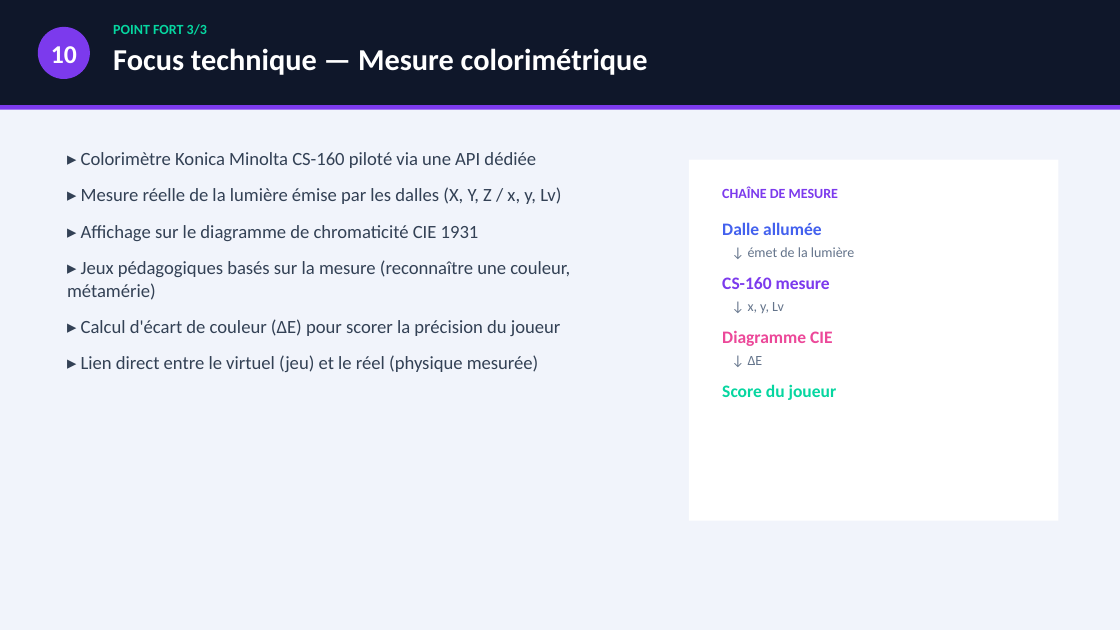
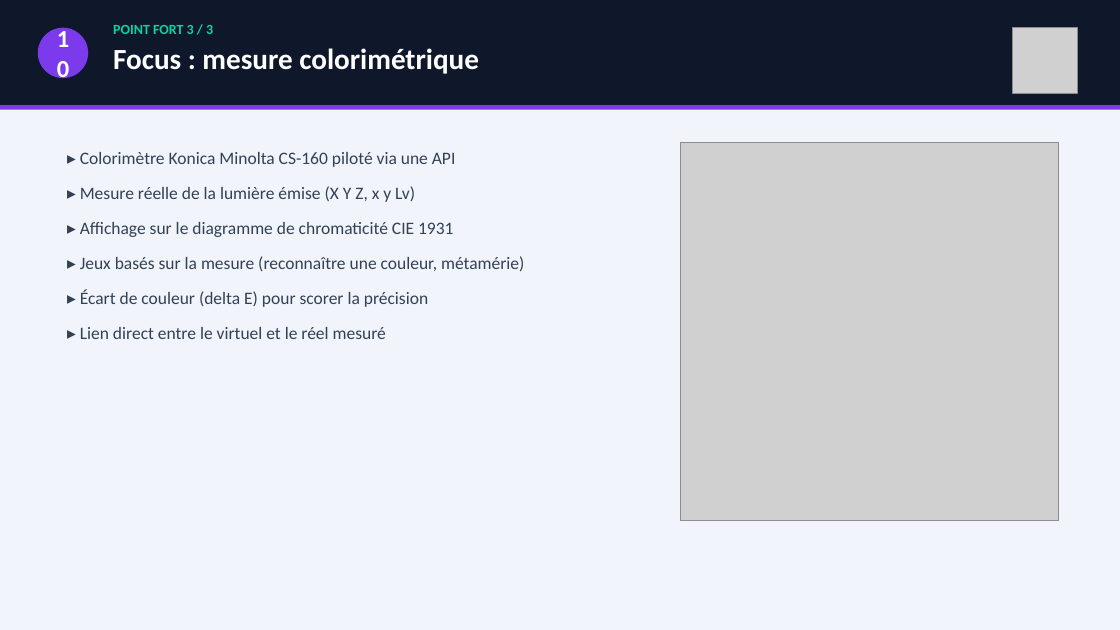
Before and after one commit to NewGenesisAgency/color_room, a slide deck: slide 14 of ColorRoom_Presentation_BTS_CIEL.pptx (slide 13 before the commit). Drawn at 1120x630 pixels with LibreOffice and Linux fonts; fonts in the diff are those of the drawing; grey boxes stand for pictures. Boxes give left, top, right and bottom in pixels: in the first picture for what was removed or moved away, otherwise in the second. Text is boxed around its words. In the diff, an @@ line names an element or a change of style, - is before the commit and + after.

```diff
--- a/ColorRoom_Presentation_BTS_CIEL.pptx
+++ b/ColorRoom_Presentation_BTS_CIEL.pptx
@@ ellipse "10" at (x1=38, y1=28, x2=88, y2=78): size 22 to 21 pt @@
@@ text at (x1=113, y1=25, x2=479, y2=74): text changed; size 26 to 25 pt @@
-POINT FORT 3/3
-Focus technique — Mesure colorimétrique
+POINT FORT 3 / 3
+Focus : mesure colorimétrique
@@ picture added at (x1=1012, y1=28, x2=1078, y2=93) @@
@@ picture added at (x1=681, y1=143, x2=1059, y2=521) @@
@@ text at (x1=80, y1=152, x2=456, y2=202): text changed; size 16 to 15 pt @@
-▸ Colorimètre Konica Minolta CS-160 piloté via une API dédiée
-▸ Mesure réelle de la lumière émise par les dalles (X, Y, Z / x, y, Lv)
+▸ Colorimètre Konica Minolta CS-160 piloté via une API
+▸ Mesure réelle de la lumière émise (X Y Z, x y Lv)
@@ rectangle removed at (x1=689, y1=160, x2=1059, y2=521) @@
@@ text removed at (x1=722, y1=186, x2=854, y2=400) @@
-CHAÎNE DE MESURE
-Dalle allumée
-↓ émet de la lumière
-CS-160 mesure
-↓ x, y, Lv
-Diagramme CIE
-↓ ΔE
-Score du joueur
@@ text at (x1=80, y1=222, x2=453, y2=237): size 16 to 15 pt in "▸ Affichage sur le diagramme de chromaticité ..." @@
@@ text at (x1=80, y1=256, x2=524, y2=339): text changed; size 16 to 15 pt @@
-▸ Jeux pédagogiques basés sur la mesure (reconnaître une couleur, métamérie)
-▸ Calcul d'écart de couleur (ΔE) pour scorer la précision du joueur
-▸ Lien direct entre le virtuel (jeu) et le réel (physique mesurée)
+▸ Jeux basés sur la mesure (reconnaître une couleur, métamérie)
+▸ Écart de couleur (delta E) pour scorer la précision
+▸ Lien direct entre le virtuel et le réel mesuré
```
Also in this commit, not shown: 18 other slides changed, 2 slides added, 24 other files.
